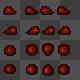
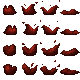
Layered file, before and after one edit (80 x 80). Changes by layer:
renamed "slimMain" to "expolde", painted on it over left=3, top=0, right=80, bottom=76
hid group "bg" (4 layers) over left=0, top=0, right=80, bottom=80
